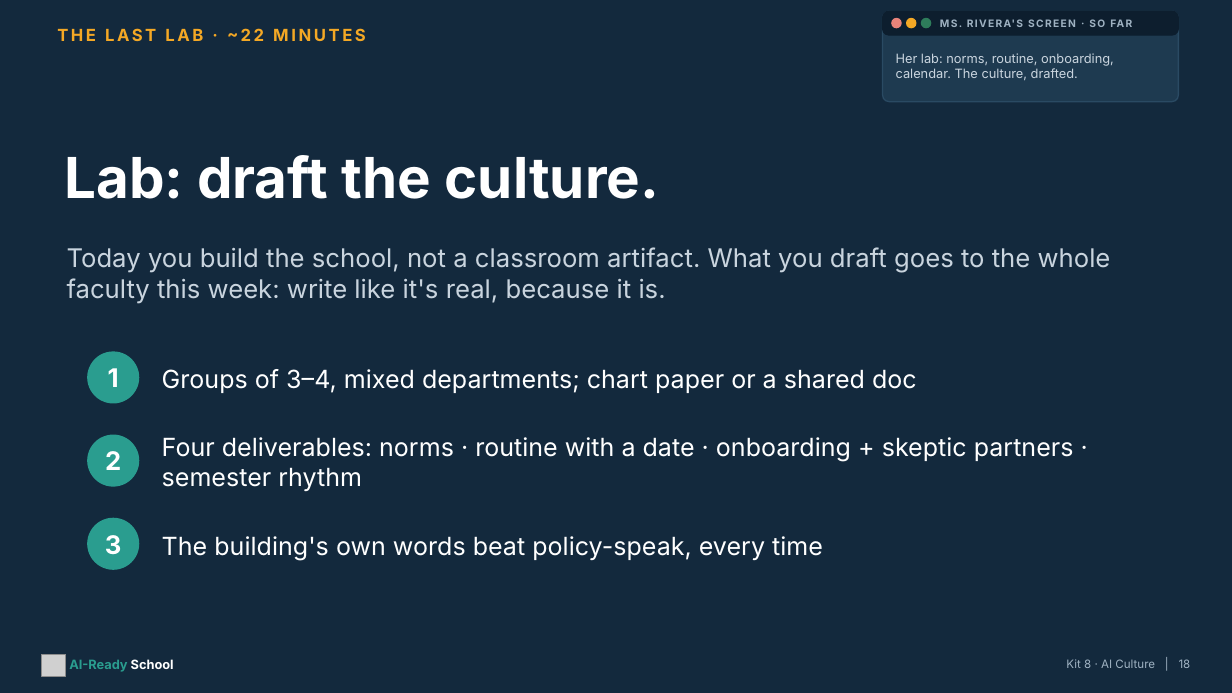
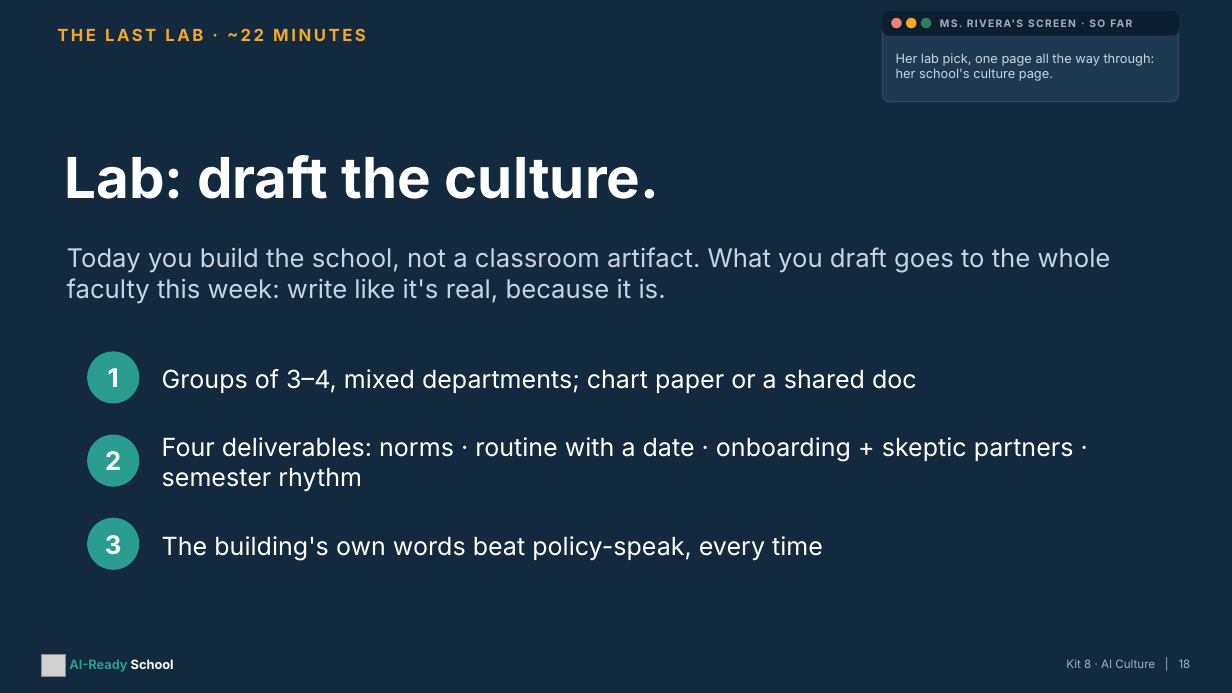
Before and after one commit to aspinozzi1/Ai-School-Ready, a slide deck: slide 18 of kits/kit08/Kit08_PresentationDeck.pptx. Drawn at 1232x693 pixels with LibreOffice and Linux fonts; fonts in the diff are those of the drawing; grey boxes stand for pictures. Boxes give left, top, right and bottom in pixels: in the first picture for what was removed or moved away, otherwise in the second. Text is boxed around its words. In the diff, an @@ line names an element or a change of style, - is before the commit and + after.

```diff
--- a/kits/kit08/Kit08_PresentationDeck.pptx
+++ b/kits/kit08/Kit08_PresentationDeck.pptx
@@ text at [896, 53, 1155, 81]: text changed @@
-Her lab: norms, routine, onboarding, calendar. The culture, drafted.
+Her lab pick, one page all the way through: her school's culture page.
```
Also in this commit, not shown: 6 other slides changed, 11 other files.
